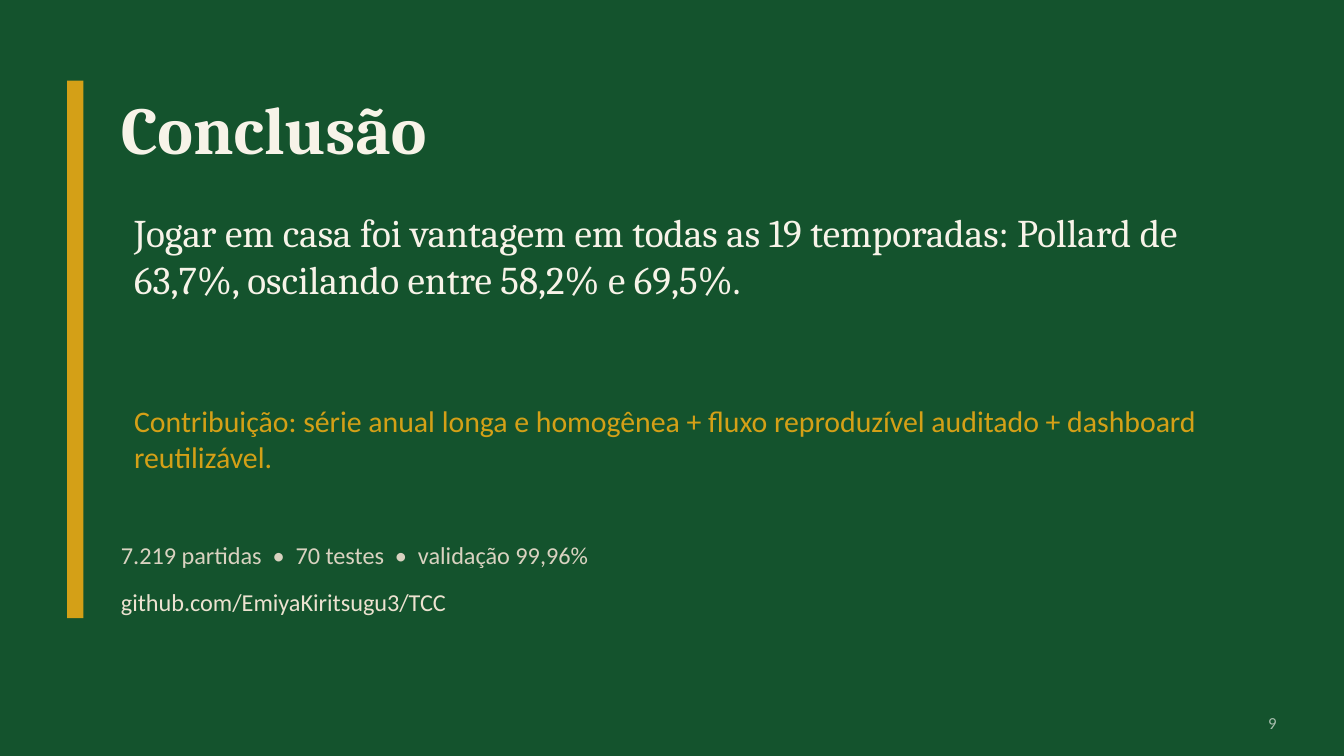
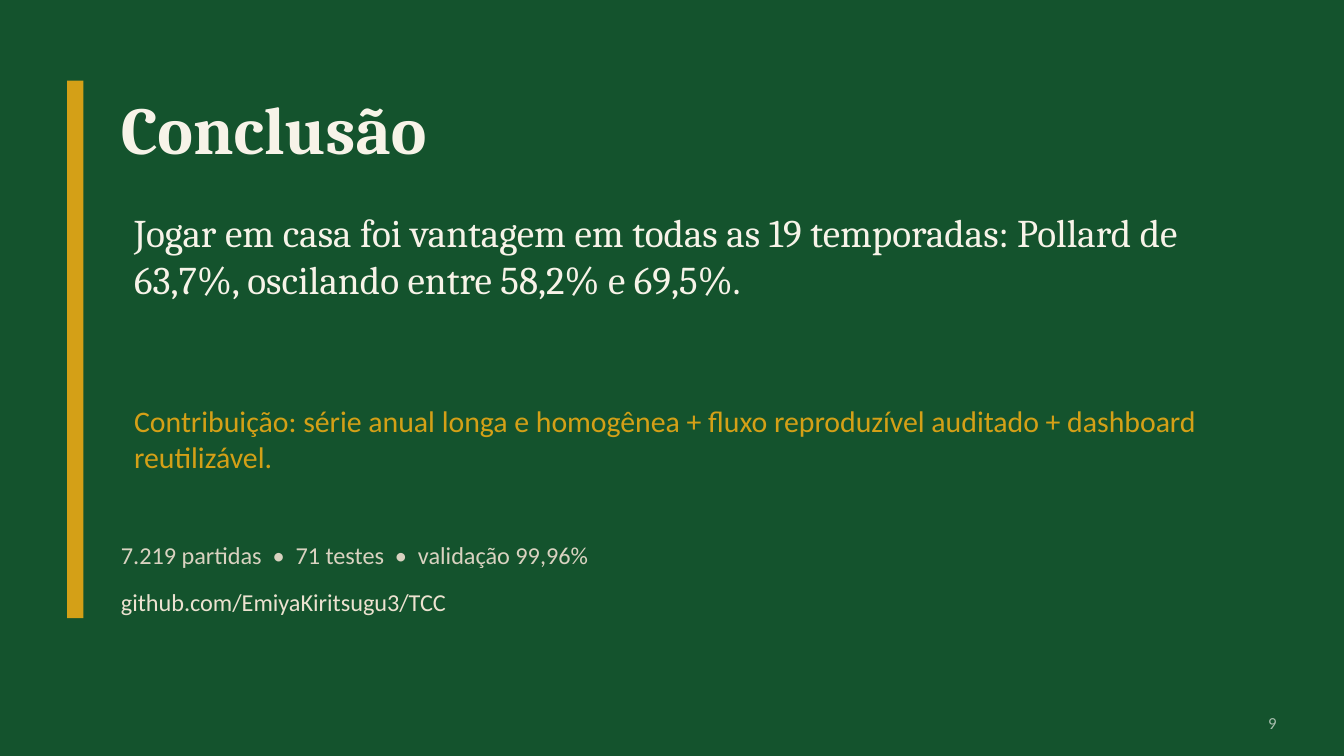
Before and after one commit to EmiyaKiritsugu3/TCC, a slide deck: slide 9 of apresentacao/apresentacao_tcc.pptx. Drawn at 1344x756 pixels with LibreOffice and Linux fonts; fonts in the diff are those of the drawing. Boxes give left, top, right and bottom in pixels: in the first picture for what was removed or moved away, otherwise in the second. Text is boxed around its words. In the diff, an @@ line names an element or a change of style, - is before the commit and + after.

```diff
--- a/apresentacao/apresentacao_tcc.pptx
+++ b/apresentacao/apresentacao_tcc.pptx
@@ text at bbox=[121, 547, 587, 568]: text changed @@
-7.219 partidas • 70 testes • validação 99,96%
+7.219 partidas • 71 testes • validação 99,96%
```
Also in this commit, not shown: 18 other files.
